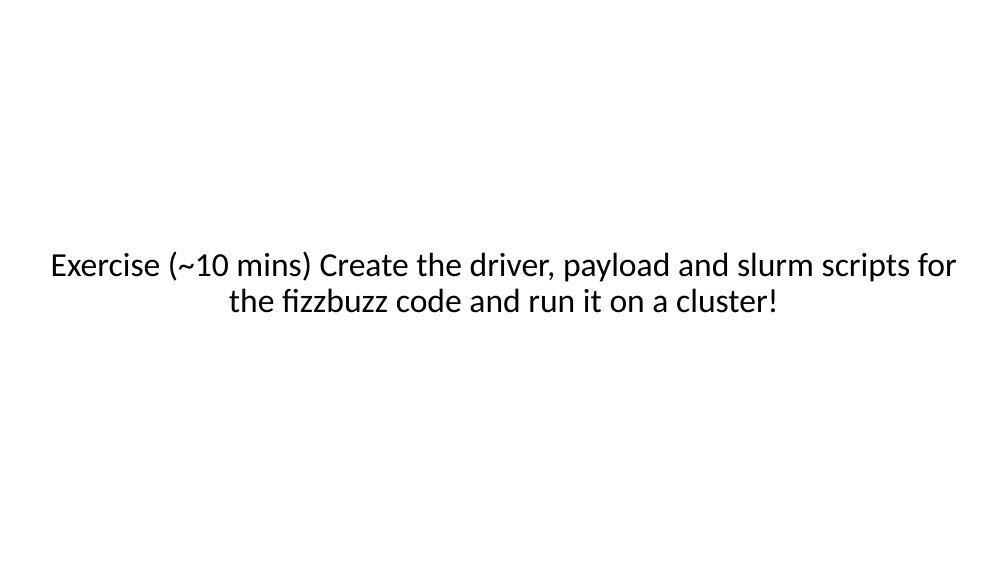
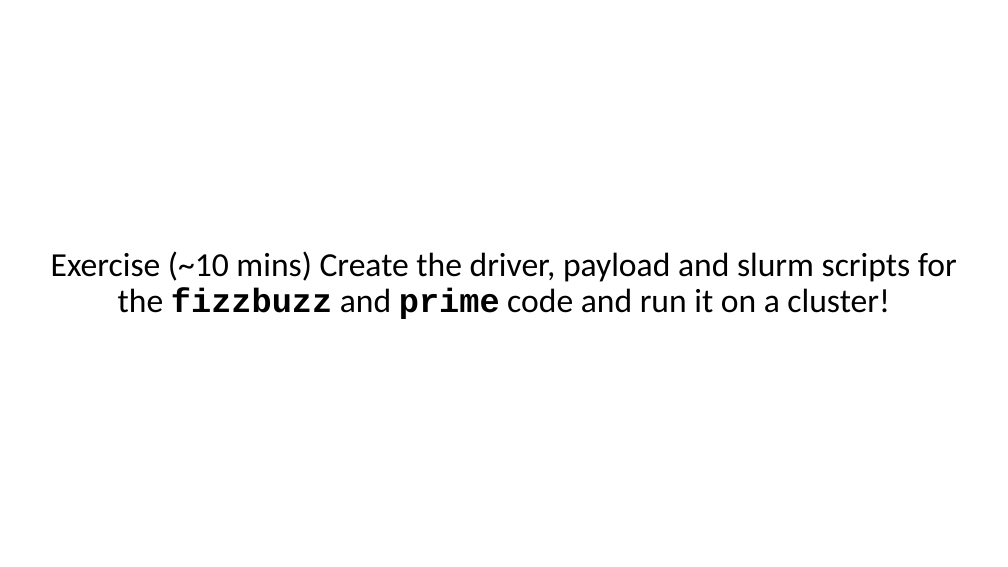
Before and after one commit to ketancmaheshwari/pearc24tut, a slide deck: slide 57 of gnu-parallel-tutorial.pptx. Drawn at 1008x567 pixels with LibreOffice and Linux fonts; fonts in the diff are those of the drawing. Boxes give left, top, right and bottom in pixels: in the first picture for what was removed or moved away, otherwise in the second. Text is boxed around its words. In the diff, an @@ line names an element or a change of style, - is before the commit and + after.

```diff
--- a/gnu-parallel-tutorial.pptx
+++ b/gnu-parallel-tutorial.pptx
@@ title at [51, 251, 957, 319]: text changed @@
-Exercise (~10 mins) Create the driver, payload and slurm scripts for the fizzbuzz code and run it on a cluster!
+Exercise (~10 mins) Create the driver, payload and slurm scripts for the fizzbuzz and prime code and run it on a cluster!
```
Also in this commit, not shown: 3 other slides changed.
